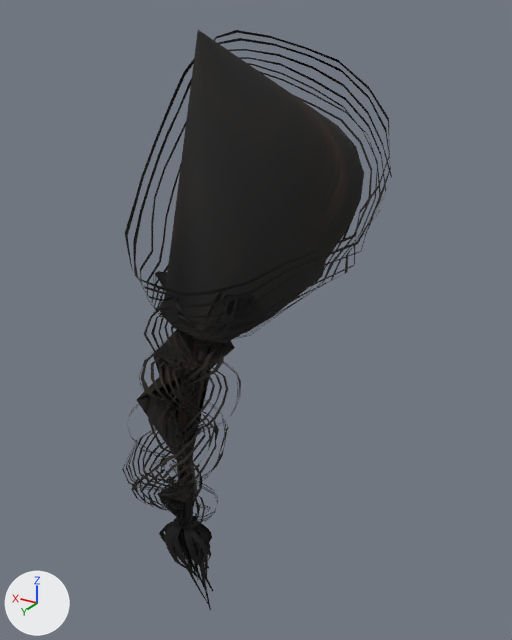
One commit to the glTF model assets/source/characters/parts/head_f_young/hair.glb: the scene before it, then after it.
The view is the same before and after, from a camera (50 mm lens) standing at (-0.253, 0.411, 1.699) and looking at (-0.004, -0.005, 1.491). Lighting does not change. The marker at lower left points along +X, +Y and +Z. The first picture is the older version. Objects named as collision shapes, trigger or cutter boxes, shadow casters or lower levels of detail are left out.

In view in the first picture: 'hair'.
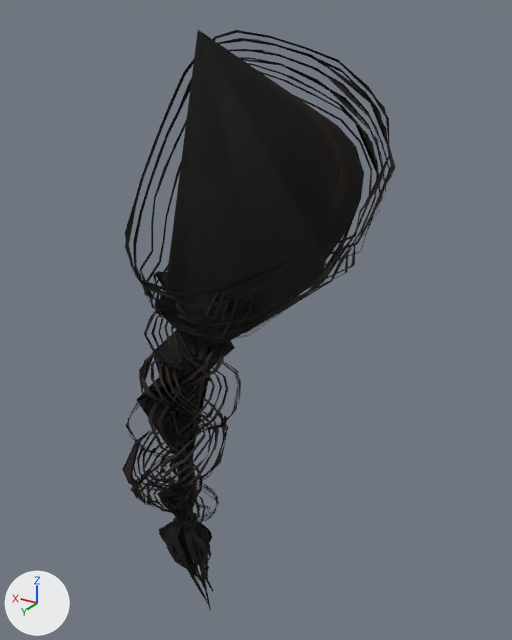
What differs and where, as boxes [x1, y1, x2, y2] in the pictures (512 x 640 px):
'hair_lod1', added
    after: [123, 31, 396, 600]

Patch to the scene script:
```diff
--- a/assets/source/characters/parts/head_f_young/hair.glb.py
+++ b/assets/source/characters/parts/head_f_young/hair.glb.py
@@ me_hair_lod1 @@
+me_hair_lod1.from_pydata(...)  # 1874 vertices, 1607 faces; spans x -0.091..0.087, y -0.103..0.111, z 1.256..1.691
+me_hair_lod1.materials.append(mat_hair)
@@ ob_hair_lod1 @@
+ob_hair_lod1 = bpy.data.objects.new('hair_lod1', me_hair_lod1)
+ob_hair_lod1.location = (0.0, 0.0, 0.0)
```
